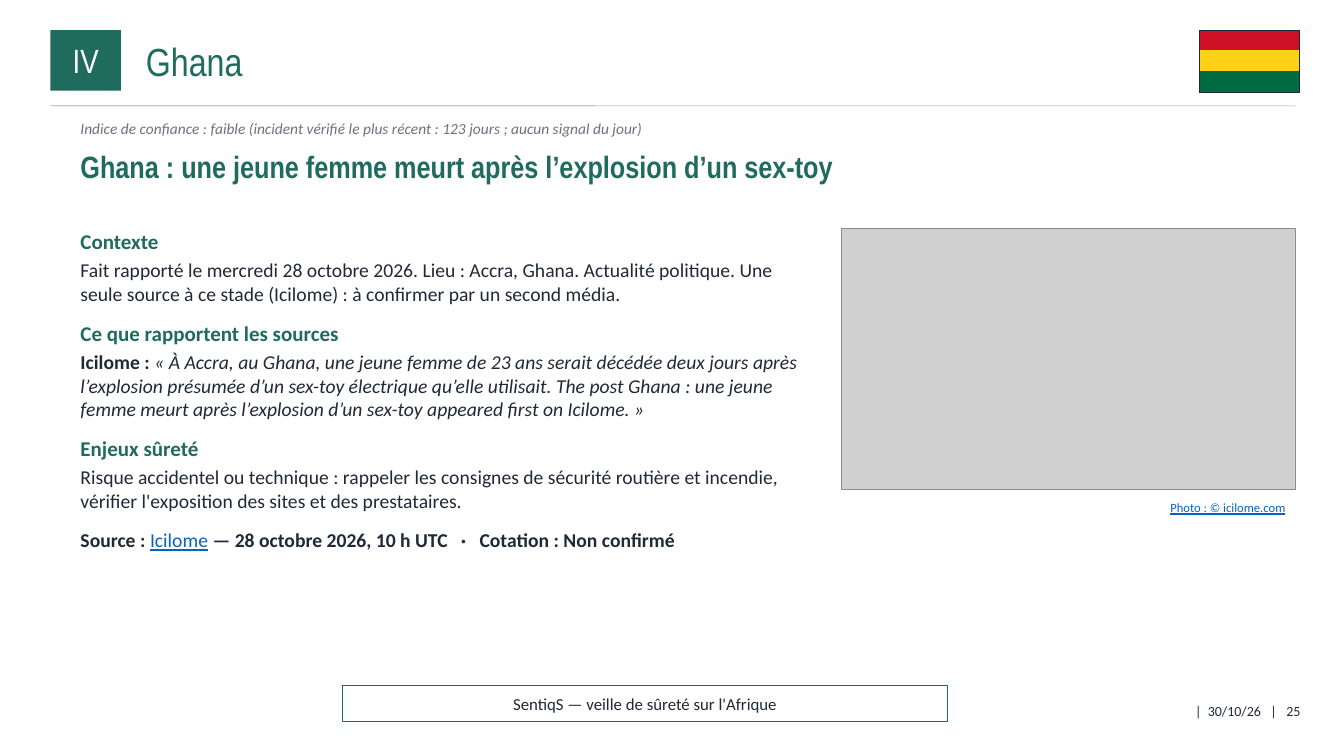
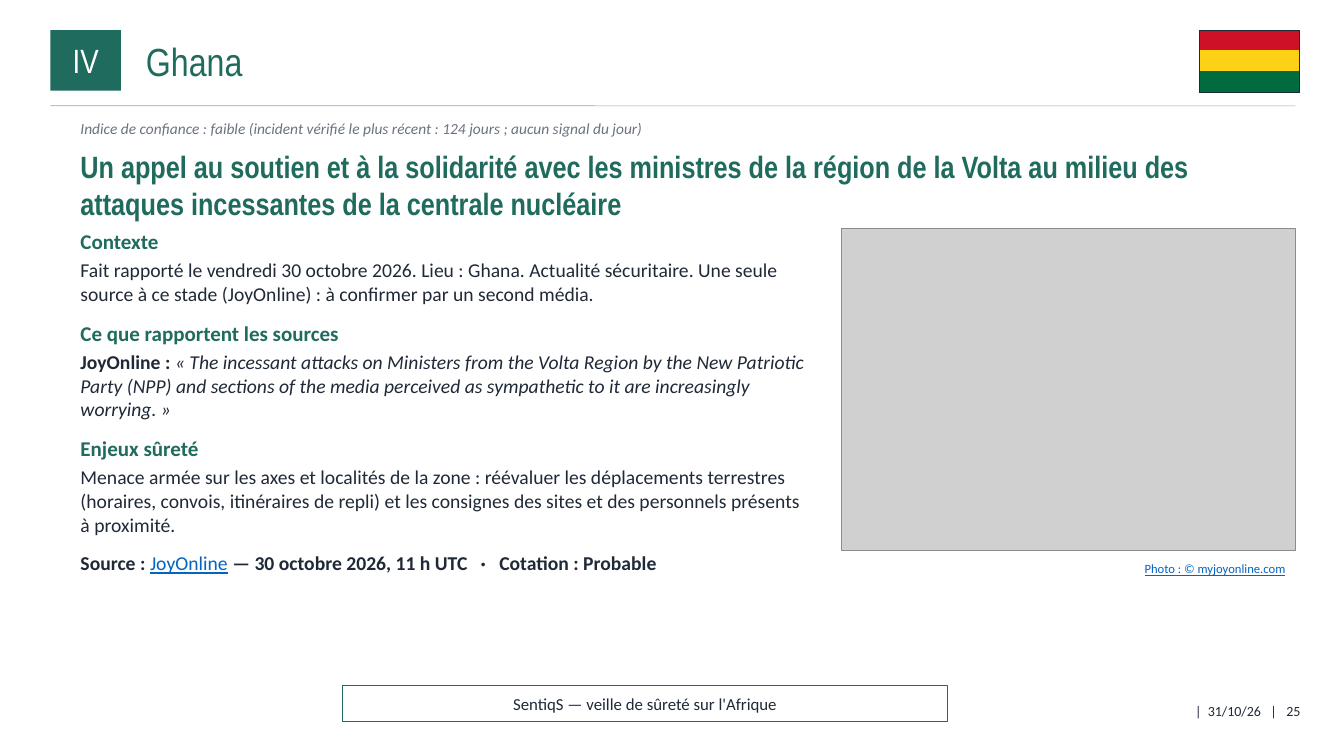
Before and after one commit to ytl1-ops/SentiqS, a slide deck: slide 25 of web/rapports/mensuel/2026-10.pptx. Drawn at 1344x756 pixels with LibreOffice and Linux fonts; fonts in the diff are those of the drawing; grey boxes stand for pictures. Boxes give left, top, right and bottom in pixels: in the first picture for what was removed or moved away, otherwise in the second. Text is boxed around its words. In the diff, an @@ line names an element or a change of style, - is before the commit and + after.

```diff
--- a/web/rapports/mensuel/2026-10.pptx
+++ b/web/rapports/mensuel/2026-10.pptx
@@ text at (80,123,641,137): text changed @@
-Indice de confiance : faible (incident vérifié le plus récent : 123 jours ; aucun signal du jour)
+Indice de confiance : faible (incident vérifié le plus récent : 124 jours ; aucun signal du jour)
@@ text at (80,155,1188,221): text changed @@
-Ghana : une jeune femme meurt après l’explosion d’un sex-toy
+Un appel au soutien et à la solidarité avec les ministres de la région de la Volta au milieu des attaques incessantes de la centrale nucléaire
@@ picture: place and size @@
-picture at (842,229,1296,490)
+picture at (842,229,1296,551)
@@ text at (80,263,777,304): text changed @@
-Fait rapporté le mercredi 28 octobre 2026. Lieu : Accra, Ghana. Actualité politique. Une seule source à ce stade (Icilome) : à confirmer par un second média.
+Fait rapporté le vendredi 30 octobre 2026. Lieu : Ghana. Actualité sécuritaire. Une seule source à ce stade (JoyOnline) : à confirmer par un second média.
@@ text at (80,355,804,420): text changed @@
-Icilome : « À Accra, au Ghana, une jeune femme de 23 ans serait décédée deux jours après l’explosion présumée d’un sex-toy électrique qu’elle utilisait. The post Ghana : une jeune femme meurt après l’explosion d’un sex-toy appeared first on Icilome. »
+JoyOnline : « The incessant attacks on Ministers from the Volta Region by the New Patriotic Party (NPP) and sections of the media perceived as sympathetic to it are increasingly worrying. »
@@ text at (80,470,799,574): text changed @@
-Risque accidentel ou technique : rappeler les consignes de sécurité routière et incendie, vérifier l'exposition des sites et des prestataires.
-Source : Icilome — 28 octobre 2026, 10 h UTC · Cotation : Non confirmé
+Menace armée sur les axes et localités de la zone : réévaluer les déplacements terrestres (horaires, convois, itinéraires de repli) et les consignes des sites et des personnels présents à proximité.
+Source : JoyOnline — 30 octobre 2026, 11 h UTC · Cotation : Probable
@@ text at (1145,564,1286,576): text changed @@
-Photo : © icilome.com
+Photo : © myjoyonline.com
@@ text at (1208,706,1300,717): text changed @@
-| 30/10/26 | 25
+| 31/10/26 | 25
```
Also in this commit, not shown: 41 other slides changed, 11 other files.
